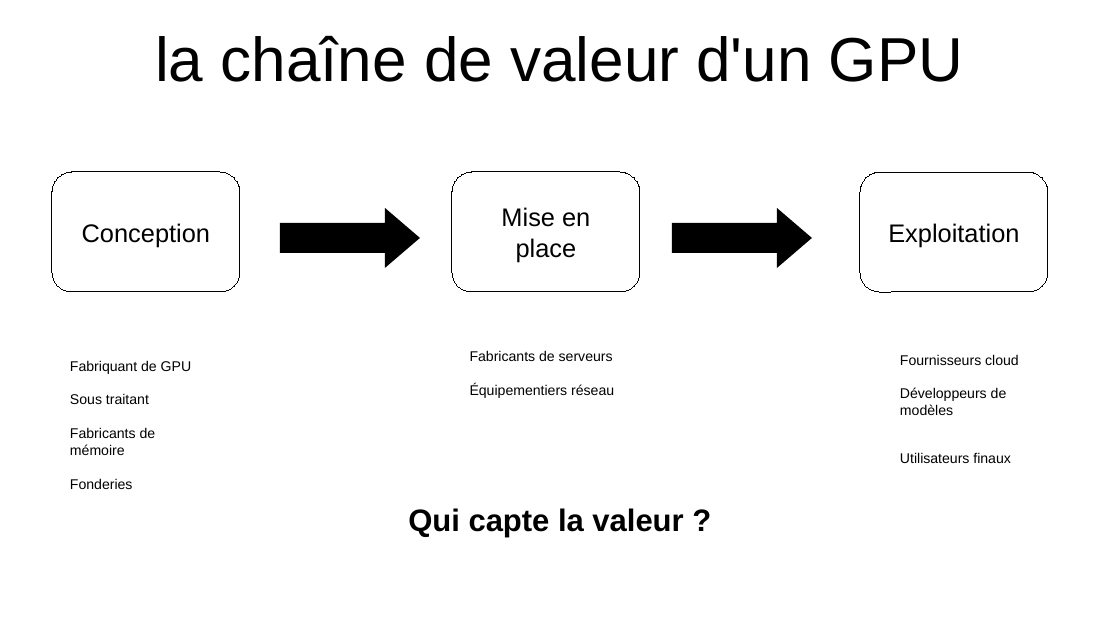
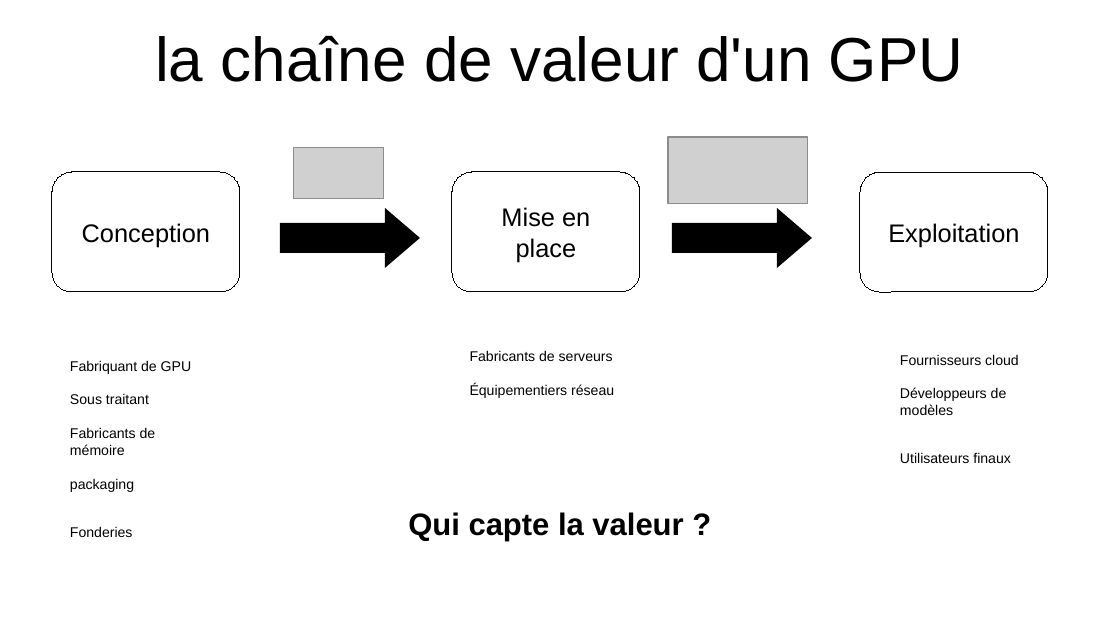
Before and after one commit to arthurleq/HPC, a slide deck: slide 9 of Economy.odp. Drawn at 1120x630 pixels with LibreOffice and Linux fonts; fonts in the diff are those of the drawing; grey boxes stand for pictures. Boxes give left, top, right and bottom in pixels: in the first picture for what was removed or moved away, otherwise in the second. Text is boxed around its words. In the diff, an @@ line names an element or a change of style, - is before the commit and + after.

```diff
--- a/Economy.odp
+++ b/Economy.odp
@@ picture added at (294,148,384,199) @@
@@ picture added at (669,137,809,204) @@
@@ text at (70,478,134,492): paragraph added @@
+packaging
@@ text "Qui capte la valeur ?": place and size @@
-text "Qui capte la valeur ?" at (408,508,683,538)
+text "Qui capte la valeur ?" at (408,512,683,542)
```
Also in this commit, not shown: 3 slides added, 2 other files.
